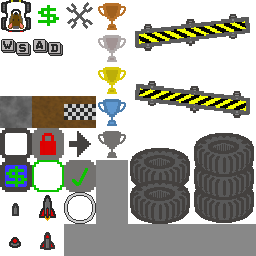
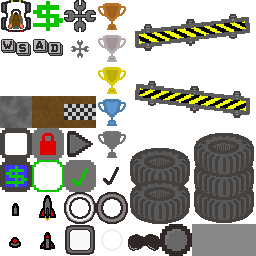
Layers edited between the first and the second 256 × 256 image:
added layer "green" (50%) above "Pasted Layer" over [70, 230, 90, 250]
added layer "Pasted Layer #1" (60%) above "placeholders.png" over [98, 194, 126, 222]
painted on "placeholders.png" over [9, 0, 192, 256]
